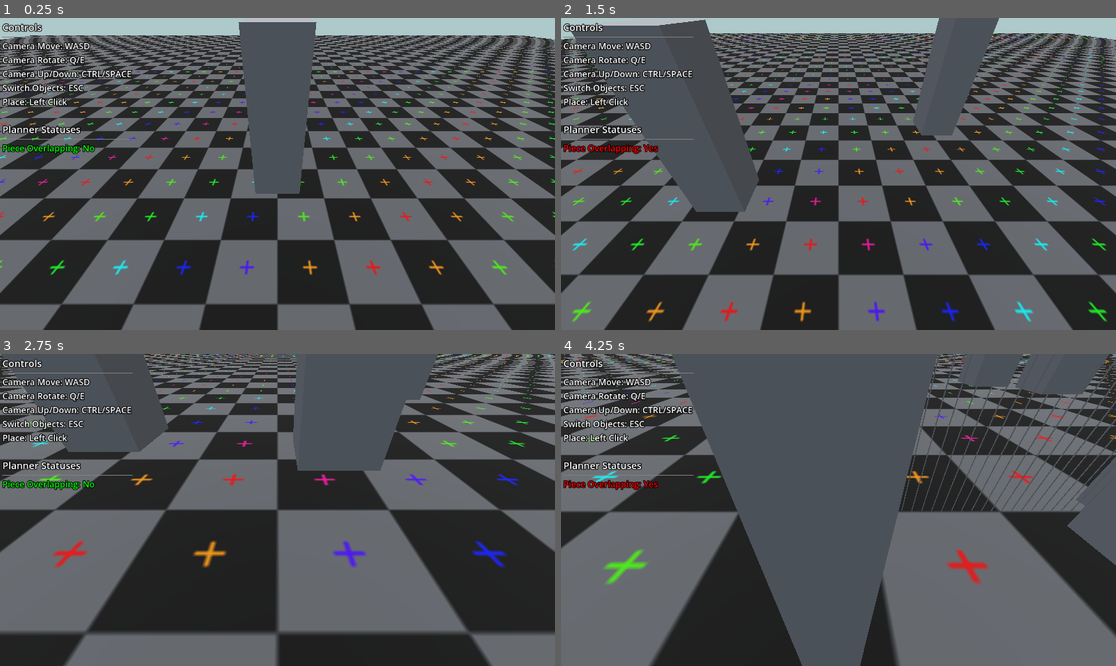
Above: before the commit, frames 1-4 (two rows, left to right).
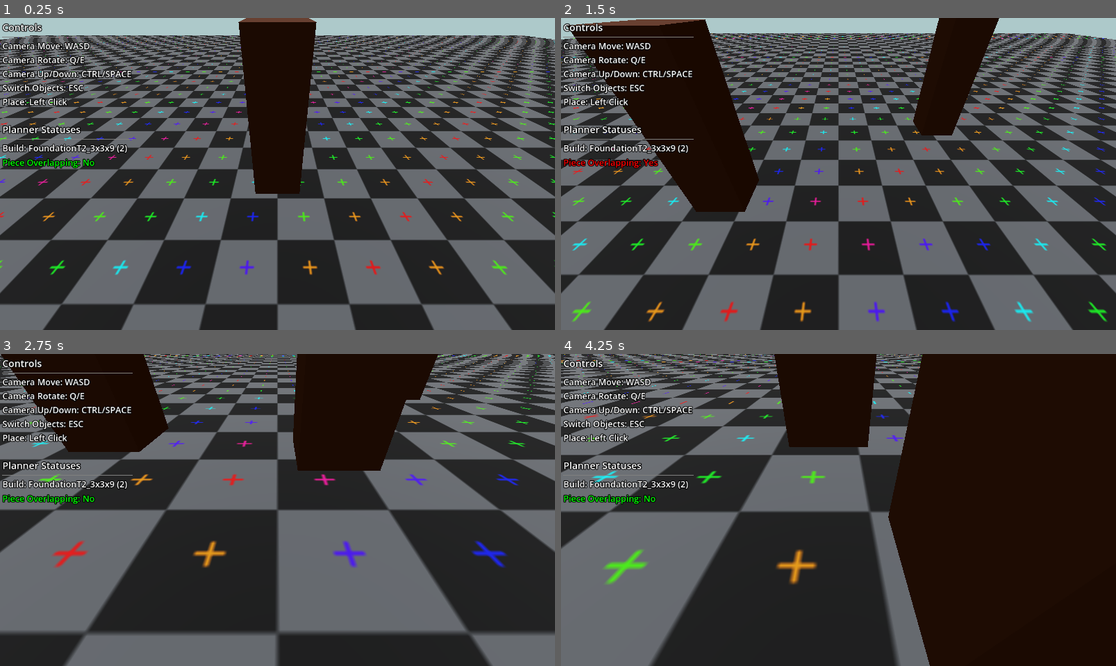
Above: after the commit, the same moments.

Repository: cooltrain7/building-planner
Game: Godot game, scene res://editor/editor.tscn
Two runs of this game, one before a commit and one after it. Both use one fixed random seed, a clock stepped at 60 frames per second and the inputs below.
Inputs (mouse positions are in pixels of both pictures, inside the frame that each line leads up to):
- Up to frame 1 (0.25 s): no input
- Up to frame 2 (1.5 s): tap Enter at 0.5 s; move the mouse to (960, 158) at 0.52 s; hold S (camera_backwards) 0.53-1.28 s; click (960, 158) at 0.67 s; move the mouse to (727, 189) at 1.27 s; tap Shift (camera_boost) at 1.35 s; click (727, 189) at 1.42 s
- Up to frame 3 (2.75 s): tap Space (camera_up) at 2 s; move the mouse to (333, 441) at 2.02 s; hold Ctrl (camera_down) from 2.03 s (still down); click (333, 441) at 2.17 s
- Up to frame 4 (4.25 s): move the mouse to (810, 572) at 2.77 s; release Ctrl (camera_down) at 2.78 s; tap W (camera_forward) at 2.85 s; click (810, 572) at 2.92 s; tap Enter at 3.5 s; move the mouse to (1005, 556) at 3.52 s; hold A (camera_left) from 3.53 s (still down); click (1005, 556) at 3.67 s; tap Escape at 4.15 s

The runs differ from the first frame. In frame 1, 6.9% of the frame differs, in the area x 0-58%, y 0-57%; in frame 2, 15%; in frame 3, 14%; in frame 4, 66%, in the area x 0-100%, y 0-100%.

Commit message:
Prototyping build tiers

Diff:
--- /dev/null
+++ b/editor/buildables/FortGate6x3.tres
@@ -0,0 +1,24 @@
+[gd_resource type="Resource" script_class="Buildable" load_steps=7 format=3 uid="uid://e41l3dbecydq"]
+
+[ext_resource type="Script" path="res://editor/buildables/buildable.gd" id="1_ghqc6"]
+[ext_resource type="PackedScene" uid="uid://bpb7517spqnw5" path="res://editor/instances/FortGate6x3_T2.tscn" id="2_mho68"]
+[ext_resource type="Script" path="res://editor/buildables/buildable_tier.gd" id="3_dm4be"]
+[ext_resource type="PackedScene" uid="uid://cif4pvvbrbgku" path="res://editor/instances/FortGate6x3_T3.tscn" id="4_d0u28"]
+
+[sub_resource type="Resource" id="Resource_1gnvh"]
+script = ExtResource("3_dm4be")
+code_name = "FoundationGateT2"
+disp_name = "Foundation Gate"
+tier = 2
+instance = ExtResource("2_mho68")
+
+[sub_resource type="Resource" id="Resource_613ql"]
+script = ExtResource("3_dm4be")
+code_name = "FoundationGateT3"
+disp_name = "Foundation Gate"
+tier = 3
+instance = ExtResource("4_d0u28")
+
+[resource]
+script = ExtResource("1_ghqc6")
+tiers = Array[ExtResource("3_dm4be")]([SubResource("Resource_1gnvh"), SubResource("Resource_613ql")])
--- /dev/null
+++ b/editor/buildables/FortSquare3x3.tres
@@ -0,0 +1,24 @@
+[gd_resource type="Resource" script_class="Buildable" load_steps=7 format=3 uid="uid://b1lpgw3el4g8e"]
+
+[ext_resource type="Script" path="res://editor/buildables/buildable.gd" id="1_pmujm"]
+[ext_resource type="PackedScene" uid="uid://cjch560icwrct" path="res://editor/instances/FortSquare3x3_T2.tscn" id="2_v3puy"]
+[ext_resource type="Script" path="res://editor/buildables/buildable_tier.gd" id="3_0k1vv"]
+[ext_resource type="PackedScene" uid="uid://dgubfm5hmfmwo" path="res://editor/instances/FortSquare3x3_T3.tscn" id="4_8h6wp"]
+
+[sub_resource type="Resource" id="Resource_p61fx"]
+script = ExtResource("3_0k1vv")
+code_name = "FoundationT2_3x3x9"
+disp_name = "Wooden Fort (Square)"
+tier = 2
+instance = ExtResource("2_v3puy")
+
+[sub_resource type="Resource" id="Resource_84fek"]
+script = ExtResource("3_0k1vv")
+code_name = "FoundationT3_3x3x9"
+disp_name = "Stone Fort (Square)"
+tier = 3
+instance = ExtResource("4_8h6wp")
+
+[resource]
+script = ExtResource("1_pmujm")
+tiers = Array[ExtResource("3_0k1vv")]([SubResource("Resource_p61fx"), SubResource("Resource_84fek")])
--- a/editor/buildables/buildable.gd
+++ b/editor/buildables/buildable.gd
@@ -1,6 +1,23 @@
 extends Resource
 
 class_name Buildable
-@export var name: String
-@export var instance: PackedScene
-@export var cost: Dictionary
+@export var tiers : Array[BuildableTier]
+
+## Return the buildables base tier int
+func base_tier() -> int:
+	return tiers[0].tier
+
+## Return a BuildableTier of a specific game tier
+func get_tier(tier_req: int) -> BuildableTier:
+	for tier in tiers:
+		if tier.tier == tier_req:
+			return tier
+	return null
+
+## Return the next tier int or loop back to the start
+func next_tier(current_tier: int) -> int:
+	for i in range(tiers.size()):
+		var next = i+1
+		if(tiers[i].tier == current_tier && next  < tiers.size()):
+			return tiers[next].tier
+	return base_tier()
--- /dev/null
+++ b/editor/buildables/buildable_tier.gd
@@ -0,0 +1,32 @@
+extends Resource
+
+class_name BuildableTier
+## Codename, used as its unique ID
+@export var code_name: String
+## Ingame name
+@export var disp_name: String
+## Tier
+@export var tier: int
+## Bitmask of build requirements,
+@export var build_reqs: int = 0
+## Scene mesh instance
+@export var instance: PackedScene
+
+## Adds a build requirement
+func add_build_req(req: int) -> void:
+	build_reqs |= req
+
+## Removes a build requirement
+func rem_build_req(req: int) -> void:
+	build_reqs |= req
+
+## Returns bool if a matching requirement is set
+func has_build_req(req : int) -> bool:
+	return (build_reqs & req) != 0
+
+enum BuildReqiurements
+{
+	BuildInTown = 1 << 0,
+	BuildInHomestead = 1 << 1,
+	BuildInWorkshop = 1 << 2
+}
--- a/editor/buildables/foundation_3x3.tres
+++ /dev/null
@@ -1,10 +0,0 @@
-[gd_resource type="Resource" script_class="Buildable" load_steps=3 format=3 uid="uid://cuc5l1hs4w1rt"]
-
-[ext_resource type="Script" path="res://editor/buildables/buildable.gd" id="1_a3424"]
-[ext_resource type="PackedScene" uid="uid://cjch560icwrct" path="res://editor/instances/3x3GridFoundatoinMeshCollision.tscn" id="1_rvtq4"]
-
-[resource]
-script = ExtResource("1_a3424")
-name = "Gate"
-instance = ExtResource("1_rvtq4")
-cost = {}
--- a/editor/buildables/foundation_gate.tres
+++ /dev/null
@@ -1,10 +0,0 @@
-[gd_resource type="Resource" script_class="Buildable" load_steps=3 format=3 uid="uid://odu5lflbdktl"]
-
-[ext_resource type="Script" path="res://editor/buildables/buildable.gd" id="1_4nvtv"]
-[ext_resource type="PackedScene" uid="uid://bpb7517spqnw5" path="res://editor/instances/FoundationT2_Gate.tscn" id="1_mx2wo"]
-
-[resource]
-script = ExtResource("1_4nvtv")
-name = "1x1"
-instance = ExtResource("1_mx2wo")
-cost = {}
--- /dev/null
+++ b/editor/data_controller.gd
@@ -0,0 +1,22 @@
+extends Node
+
+class_name DataController
+@export var buildables: Array[Buildable]
+
+# Called when the node enters the scene tree for the first time.
+func _ready():
+	pass # Replace with function body.
+
+# Called every frame. 'delta' is the elapsed time since the previous frame.
+func _process0(_delta):
+	pass
+
+func next_buildable_pos(pos: int) -> int:
+	if(pos >= buildables.size()-1):
+		return 0
+	return pos +1
+
+func next_buildable(pos: int) -> Buildable:
+	if(pos > buildables.size()-1):
+		return buildables[0]
+	return buildables[pos]
--- a/editor/editor.tscn
+++ b/editor/editor.tscn
@@ -1,11 +1,12 @@
-[gd_scene load_steps=17 format=3 uid="uid://c3lk8mtwxyj5l"]
+[gd_scene load_steps=19 format=3 uid="uid://c3lk8mtwxyj5l"]
 
 [ext_resource type="Script" path="res://editor/script/cursor.gd" id="1_8uddu"]
 [ext_resource type="Script" path="res://editor/script/camera_controller.gd" id="1_hw85h"]
-[ext_resource type="Resource" uid="uid://cuc5l1hs4w1rt" path="res://editor/buildables/foundation_3x3.tres" id="2_rrh33"]
-[ext_resource type="Resource" uid="uid://odu5lflbdktl" path="res://editor/buildables/foundation_gate.tres" id="3_wkfpg"]
 [ext_resource type="Script" path="res://editor/script/placer.gd" id="4_y7a0h"]
 [ext_resource type="Texture2D" uid="uid://ck1sofmxu5rna" path="res://editor/textures/uv_grid.png" id="6_skn7o"]
+[ext_resource type="Script" path="res://editor/data_controller.gd" id="7_2dhta"]
+[ext_resource type="Resource" uid="uid://b1lpgw3el4g8e" path="res://editor/buildables/FortSquare3x3.tres" id="7_mtjmq"]
+[ext_resource type="Resource" uid="uid://e41l3dbecydq" path="res://editor/buildables/FortGate6x3.tres" id="8_dcf3m"]
 
 [sub_resource type="StandardMaterial3D" id="StandardMaterial3D_rgtkv"]
 albedo_texture = ExtResource("6_skn7o")
@@ -44,6 +45,12 @@
 outline_color = Color(0, 0, 0, 1)
 shadow_size = 5
 
+[sub_resource type="LabelSettings" id="LabelSettings_hm3qd"]
+font_size = 18
+outline_size = 6
+outline_color = Color(0, 0, 0, 1)
+shadow_size = 5
+
 [sub_resource type="LabelSettings" id="LabelSettings_sox1h"]
 font_size = 18
 outline_size = 6
@@ -65,12 +72,12 @@
 transform = Transform3D(1, 0, 0, 0, -4.37114e-08, 1, 0, -1, -4.37114e-08, 0, 0, 0)
 light_energy = 0.8
 
-[node name="Cursor" type="Node3D" parent="." node_paths=PackedStringArray("overlap_label")]
+[node name="Cursor" type="Node3D" parent="." node_paths=PackedStringArray("data_control", "overlap_label", "build_label")]
 transform = Transform3D(1, 0, 0, 0, 1, 0, 0, 0, 1, 8.13381, 24.279, 2.30481)
 script = ExtResource("1_8uddu")
+data_control = NodePath("../DataController")
 overlap_label = NodePath("../CanvasLayer/Info Panel/VBoxContainer/Statuses Panel/Overlapping Status")
-cursor_mesh = ExtResource("2_rrh33")
-old_mesh = ExtResource("3_wkfpg")
+build_label = NodePath("../CanvasLayer/Info Panel/VBoxContainer/Statuses Panel/Current Build")
 metadata/_edit_group_ = true
 
 [node name="CSGBox3D" type="CSGBox3D" parent="."]
@@ -136,8 +143,18 @@
 [node name="HSeparator" type="HSeparator" parent="CanvasLayer/Info Panel/VBoxContainer/Statuses Panel"]
 layout_mode = 2
 
+[node name="Current Build" type="Label" parent="CanvasLayer/Info Panel/VBoxContainer/Statuses Panel"]
+layout_mode = 2
+text = "Build: Unset"
+label_settings = SubResource("LabelSettings_hm3qd")
+vertical_alignment = 1
+
 [node name="Overlapping Status" type="Label" parent="CanvasLayer/Info Panel/VBoxContainer/Statuses Panel"]
 layout_mode = 2
 text = "Piece Overlapping: Yes"
 label_settings = SubResource("LabelSettings_sox1h")
 vertical_alignment = 1
+
+[node name="DataController" type="Node" parent="."]
+script = ExtResource("7_2dhta")
+buildables = Array[Resource("res://editor/buildables/buildable.gd")]([ExtResource("7_mtjmq"), ExtResource("8_dcf3m")])
--- a/editor/instances/3x3GridFoundatoinMeshCollision.tscn
+++ /dev/null
@@ -1,18 +0,0 @@
-[gd_scene load_steps=3 format=3 uid="uid://cjch560icwrct"]
-
-[ext_resource type="ArrayMesh" uid="uid://b1r4hfqsab8ua" path="res://editor/meshes/Foundation3x3Base.obj" id="1_6fr2d"]
-
-[sub_resource type="BoxShape3D" id="BoxShape3D_l1c7m"]
-size = Vector3(3.022, 11.9, 3.013)
-
-[node name="Area3D" type="Area3D"]
-collision_layer = 2
-collision_mask = 0
-monitoring = false
-
-[node name="CollisionShape3D" type="CollisionShape3D" parent="."]
-transform = Transform3D(1, 0, 0, 0, 1, 0, 0, 0, 1, 0, 3, 0)
-shape = SubResource("BoxShape3D_l1c7m")
-
-[node name="Foundation3x3Base" type="MeshInstance3D" parent="."]
-mesh = ExtResource("1_6fr2d")
--- a/editor/instances/FoundationT2_Gate.tscn
+++ b/editor/instances/FortGate6x3_T2.tscn
@@ -1,11 +1,12 @@
-[gd_scene load_steps=3 format=3 uid="uid://bpb7517spqnw5"]
+[gd_scene load_steps=4 format=3 uid="uid://bpb7517spqnw5"]
 
 [ext_resource type="ArrayMesh" uid="uid://bsuwuna6oans5" path="res://editor/meshes/FoundationT2_Gate_.obj" id="1_bd1pw"]
+[ext_resource type="Material" uid="uid://brocvytloevaq" path="res://editor/materials/wood_T2.tres" id="1_oav6h"]
 
 [sub_resource type="BoxShape3D" id="BoxShape3D_ul0ce"]
 size = Vector3(5.995, 6.38568, 3)
 
-[node name="Node3D" type="Area3D"]
+[node name="Area3D" type="Area3D"]
 collision_layer = 2
 collision_mask = 0
 monitoring = false
@@ -14,6 +15,6 @@
 transform = Transform3D(1, 0, 0, 0, 1, 0, 0, 0, 1, 0, 2.69284, 0)
 shape = SubResource("BoxShape3D_ul0ce")
 
-[node name="FoundationT2Gate" type="MeshInstance3D" parent="."]
+[node name="FortSquare3x3" type="MeshInstance3D" parent="."]
+material_override = ExtResource("1_oav6h")
 mesh = ExtResource("1_bd1pw")
-metadata/_edit_lock_ = true
--- /dev/null
+++ b/editor/instances/FortGate6x3_T3.tscn
@@ -0,0 +1,21 @@
+[gd_scene load_steps=4 format=3 uid="uid://cif4pvvbrbgku"]
+
+[ext_resource type="Material" uid="uid://w36q1vfybo7q" path="res://editor/materials/stone_T3.tres" id="1_odeww"]
+[ext_resource type="ArrayMesh" uid="uid://bsuwuna6oans5" path="res://editor/meshes/FoundationT2_Gate_.obj" id="1_q1srv"]
+
+[sub_resource type="BoxShape3D" id="BoxShape3D_ul0ce"]
+size = Vector3(5.995, 6.38568, 3)
+
+[node name="Node3D" type="Area3D"]
+collision_layer = 2
+collision_mask = 0
+monitoring = false
+
+[node name="CollisionShape3D" type="CollisionShape3D" parent="."]
+transform = Transform3D(1, 0, 0, 0, 1, 0, 0, 0, 1, 0, 2.69284, 0)
+shape = SubResource("BoxShape3D_ul0ce")
+
+[node name="FoundationT2Gate" type="MeshInstance3D" parent="."]
+material_override = ExtResource("1_odeww")
+mesh = ExtResource("1_q1srv")
+metadata/_edit_lock_ = true
--- /dev/null
+++ b/editor/instances/FortSquare3x3_T2.tscn
@@ -0,0 +1,20 @@
+[gd_scene load_steps=4 format=3 uid="uid://cjch560icwrct"]
+
+[ext_resource type="Material" uid="uid://brocvytloevaq" path="res://editor/materials/wood_T2.tres" id="1_arkbv"]
+[ext_resource type="ArrayMesh" uid="uid://b1r4hfqsab8ua" path="res://editor/meshes/Foundation3x3Base.obj" id="1_sy5ek"]
+
+[sub_resource type="BoxShape3D" id="BoxShape3D_l1c7m"]
+size = Vector3(3.022, 11.9, 3.013)
+
+[node name="Area3D" type="Area3D"]
+collision_layer = 2
+collision_mask = 0
+monitoring = false
+
+[node name="CollisionShape3D" type="CollisionShape3D" parent="."]
+transform = Transform3D(1, 0, 0, 0, 1, 0, 0, 0, 1, 0, 3, 0)
+shape = SubResource("BoxShape3D_l1c7m")
+
+[node name="FortSquare3x3" type="MeshInstance3D" parent="."]
+material_override = ExtResource("1_arkbv")
+mesh = ExtResource("1_sy5ek")
--- /dev/null
+++ b/editor/instances/FortSquare3x3_T3.tscn
@@ -0,0 +1,20 @@
+[gd_scene load_steps=4 format=3 uid="uid://dgubfm5hmfmwo"]
+
+[ext_resource type="Material" uid="uid://w36q1vfybo7q" path="res://editor/materials/stone_T3.tres" id="1_21r2e"]
+[ext_resource type="ArrayMesh" uid="uid://b1r4hfqsab8ua" path="res://editor/meshes/Foundation3x3Base.obj" id="1_ipoo7"]
+
+[sub_resource type="BoxShape3D" id="BoxShape3D_l1c7m"]
+size = Vector3(3.022, 11.9, 3.013)
+
+[node name="Area3D" type="Area3D"]
+collision_layer = 2
+collision_mask = 0
+monitoring = false
+
+[node name="CollisionShape3D" type="CollisionShape3D" parent="."]
+transform = Transform3D(1, 0, 0, 0, 1, 0, 0, 0, 1, 0, 3, 0)
+shape = SubResource("BoxShape3D_l1c7m")
+
+[node name="FortSquare3x3" type="MeshInstance3D" parent="."]
+material_override = ExtResource("1_21r2e")
+mesh = ExtResource("1_ipoo7")
--- /dev/null
+++ b/editor/materials/stone_T3.tres
@@ -0,0 +1,4 @@
+[gd_resource type="StandardMaterial3D" format=3 uid="uid://w36q1vfybo7q"]
+
+[resource]
+albedo_color = Color(0.147672, 0.147672, 0.147672, 1)
--- /dev/null
+++ b/editor/materials/wood_T2.tres
@@ -0,0 +1,4 @@
+[gd_resource type="StandardMaterial3D" format=3 uid="uid://brocvytloevaq"]
+
+[resource]
+albedo_color = Color(0.246986, 0.125537, 0.0682489, 1)
--- a/editor/script/cursor.gd
+++ b/editor/script/cursor.gd
@@ -2,7 +2,13 @@
 
 class_name BuildableCursor
 
+@export var data_control: DataController
 @export var overlap_label: Label
+@export var build_label: Label
+@export var cursor_build: Dictionary
+
+##Debug until a UI menu would be used to select other builds
+@export var cursor_build_pos: int = 0
 
 var overlap_area: Area3D = null :
 	get:
@@ -30,10 +36,6 @@
 		# Connect colision signals to the appropriate functions
 		overlap_area.connect("area_entered", _on_overlap_begin)
 		overlap_area.connect("area_exited", _on_overlap_stop)
-
-@export var cursor_mesh: Buildable
-@export var old_mesh: Buildable
-
 var is_placable: bool = false :
 	get:
 		return is_placable
@@ -48,38 +50,49 @@
 
 func _ready():
 	is_placable = true
-	place_mesh()
-	pass
+	cursor_build = {
+		"build": data_control.buildables[cursor_build_pos],
+		"tier": data_control.buildables[cursor_build_pos].base_tier()
+	}
+	update_preview()
 
 func _input(event):
-	if (event is InputEventKey) and event.is_pressed():
-		if event.keycode == KEY_ESCAPE:
-			swap_mesh()
+	if event is InputEventMouseButton and event.pressed:
+		if event.button_index == MOUSE_BUTTON_LEFT:
+			if is_placable && cursor_build != null:
+				place_buildable()
+		if event.button_index == MOUSE_BUTTON_RIGHT:
+			cursor_build["tier"] = (cursor_build["build"] as Buildable).next_tier(cursor_build["tier"])
+			print("Switched tiers: ",cursor_build["tier"])
+			update_preview()
+		if event.button_index == MOUSE_BUTTON_WHEEL_UP or event.button_index == MOUSE_BUTTON_WHEEL_DOWN:
+			cursor_build_pos = data_control.next_buildable_pos(cursor_build_pos)
+			cursor_build["build"] = data_control.buildables[cursor_build_pos]
+			cursor_build["tier"] = cursor_build["build"].base_tier()
+			print("Switched build: ",cursor_build["build"].get_tier(cursor_build["tier"]).code_name)
+			update_preview()
 
-	if event is InputEventMouseButton:
-		if event.pressed and event.button_index == 1:
-			if is_placable && cursor_mesh != null:
-				var instance = cursor_mesh.instance.instantiate()
-				(instance as Node3D).position = position
-				get_parent().add_child(instance)
+## Create an instance of our current buildable at our position
+func place_buildable():
+	var build_tier = cursor_build["build"].get_tier(cursor_build["tier"])
+	if build_tier != null:
+		var instance = build_tier.instance.instantiate()
+		(instance as Node3D).position = position
+		get_parent().add_child(instance)
 
-func swap_mesh():
-	var tmp = old_mesh
-	old_mesh = cursor_mesh
-	cursor_mesh = tmp
+## Remove and recreate the current preview mesh instance
+func update_preview() -> void:
+	if get_child_count() > 0:
+		var current_preview = get_child(0)
+		if current_preview != null:
+			current_preview.queue_free()
 
-	var current = get_child(0)
-	if current != null:
-		current.queue_free()
-	place_mesh()
-
-func place_mesh():
-	if cursor_mesh != null:
-		var instance = cursor_mesh.instance.instantiate()
-		(instance as Node3D).name = "Mesh"
-
+	if cursor_build != null:
+		var build_tier = cursor_build["build"].get_tier(cursor_build["tier"]) as BuildableTier
+		build_label.text = "Build: {cName} ({tier})".format({"cName": build_tier.code_name, "tier": build_tier.tier})
+		var instance = build_tier.instance.instantiate()
+		(instance as Node3D).name = "preview_mesh"
 		overlap_area = (instance as Area3D)
-
 		add_child(instance)
 
 # Called when another object begins overlapping
